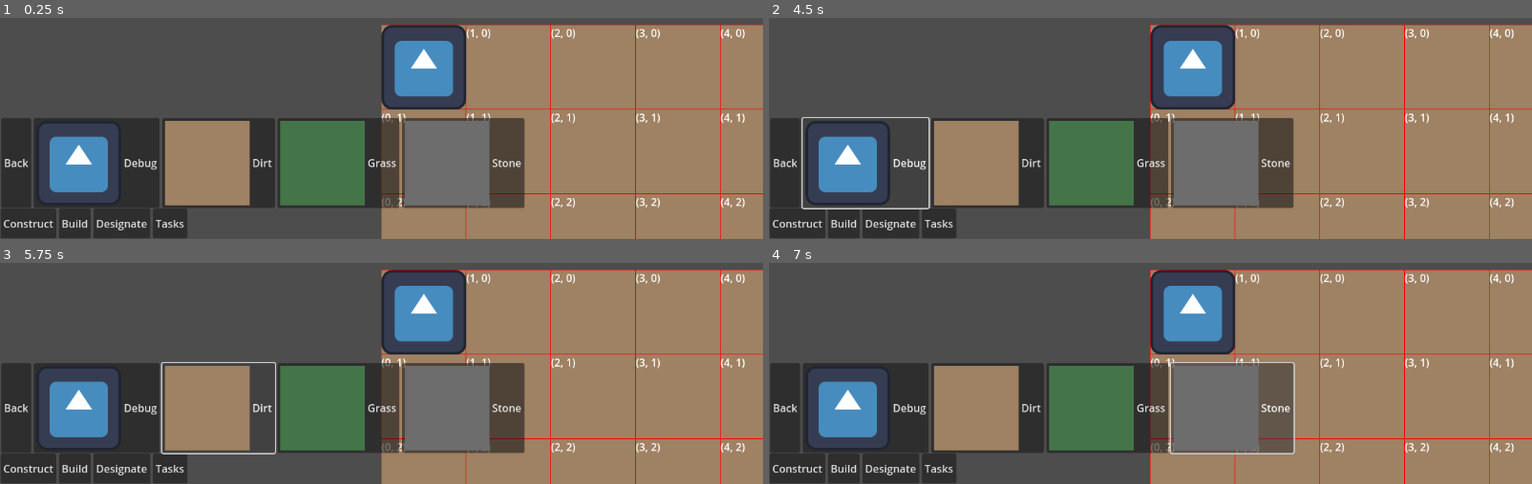
Above: before the commit, frames 1-4 (two rows, left to right).
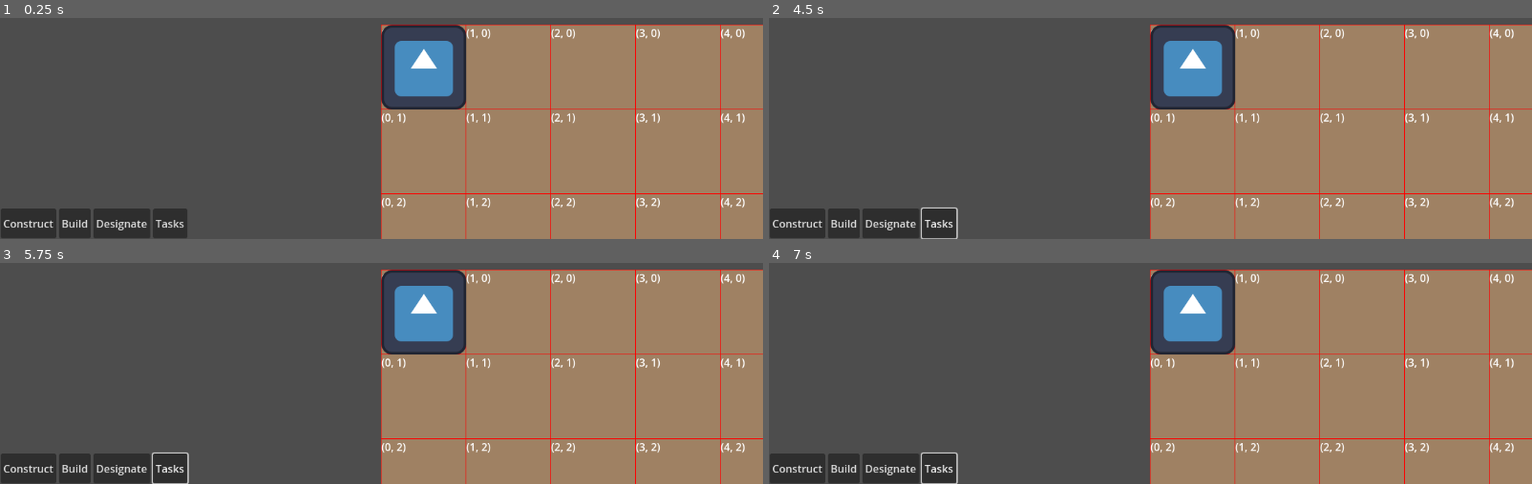
Above: after the commit, the same moments.

Repository: TheWolfStudios/Kobolds-Upon-The-Flesh
Game: Godot game, scene res://Scenes/main.tscn
Two runs of this game, one before a commit and one after it. Both use one fixed random seed, a clock stepped at 60 frames per second and the inputs below. The engine's default icon, where the game draws it, is replaced by a stand-in: a white triangle on a blue panel in a dark square.
Inputs (mouse positions are in pixels of both pictures, inside the frame that each line leads up to):
- Up to frame 1 (0.25 s): no input
- Up to frame 2 (4.5 s): click "Construct" at 0.5 s; click "Back" at 1.25 s; click "Build" at 2 s; click "Designate" at 2.75 s; click "Tasks" at 3.5 s; click (868, 163) at 4.25 s, where only the run before the commit has a clickable "Debug"
- Up to frame 3 (5.75 s): click (221, 408) at 5 s, where only the run before the commit has a clickable "Dirt"
- Up to frame 4 (7 s): click (1104, 408) at 5.75 s, where only the run before the commit has a clickable "Grass"; click (1234, 408) at 6.5 s, where only the run before the commit has a clickable "Stone"

The runs differ from the first frame. In frame 1, 25% of the frame differs, in the area x 0-69%, y 45-87%; in frame 2, 23%; in frame 3, 24%; in frame 4, 26%, in the area x 0-69%, y 44-100%.

Commit message:
Reached the end of the tutorial series, but the game is not yet done. I willllll probably either pick it up with another tutorial or just finnagle my way through this. Def feels the rust.
On that note:
Updated GUI.

Diff:
--- a/Scenes/main.tscn
+++ b/Scenes/main.tscn
@@ -110,6 +110,7 @@
 text = "Bio"
 
 [node name="ConstructButtons" type="Control" parent="CanvasLayer/GUI"]
+visible = false
 anchors_preset = 0
 offset_right = 40.0
 offset_bottom = 40.0
@@ -117,10 +118,10 @@
 
 [node name="HBoxContainer" type="HBoxContainer" parent="CanvasLayer/GUI/ConstructButtons"]
 layout_mode = 0
-offset_left = 2.0
-offset_top = 465.0
-offset_right = 792.0
-offset_bottom = 601.0
+offset_left = 1.0
+offset_top = 511.0
+offset_right = 791.0
+offset_bottom = 647.0
 
 [node name="Back" type="Button" parent="CanvasLayer/GUI/ConstructButtons/HBoxContainer"]
 layout_mode = 2
@@ -160,3 +161,7 @@
 offset_right = 43.0
 offset_bottom = 463.0
 mouse_filter = 1
+
+[connection signal="gui_input" from="CanvasLayer/GUI" to="CanvasLayer/GUI" method="_on_gui_input"]
+[connection signal="pressed" from="CanvasLayer/GUI/BaseButtons/HBoxContainer/Construct" to="CanvasLayer/GUI" method="_on_construct_pressed"]
+[connection signal="pressed" from="CanvasLayer/GUI/ConstructButtons/HBoxContainer/Back" to="CanvasLayer/GUI" method="_on_back_pressed"]
--- a/Scripts/Scene/GUI.gd
+++ b/Scripts/Scene/GUI.gd
@@ -29,3 +29,19 @@
 # Called every frame. 'delta' is the elapsed time since the previous frame.
 func _process(delta):
 	pass
+
+
+func _on_construct_pressed():
+	$BaseButtons.visible = false
+	$ConstructButtons.visible = true
+
+
+func _on_back_pressed():
+	$BaseButtons.visible = true
+	$ConstructButtons.visible = false
+
+
+func _on_gui_input(event):
+	if event is InputEventMouseButton:
+		if event.is_pressed() and event.button_index == MOUSE_BUTTON_LEFT and selectedObject != null:
+			selectedObject = null
